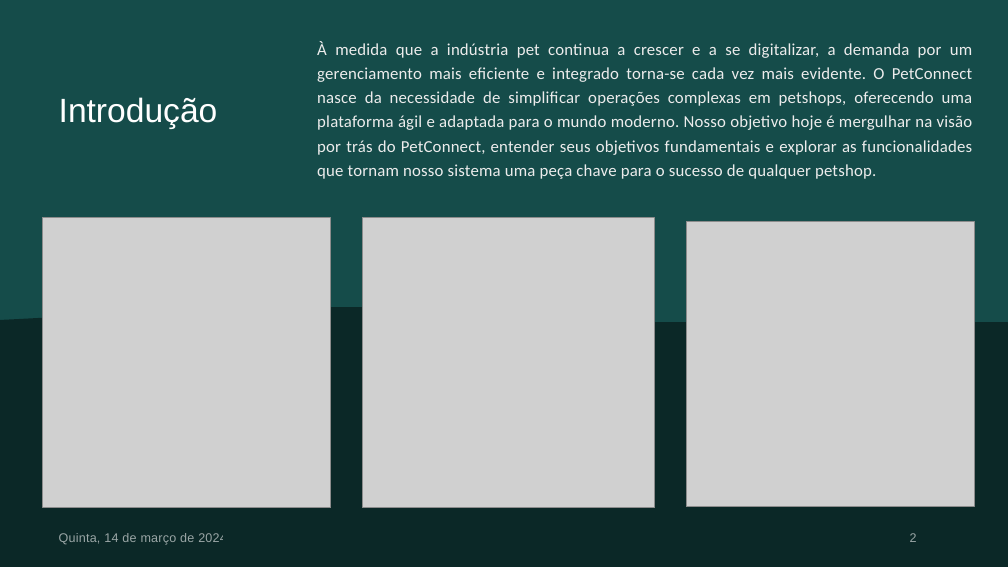
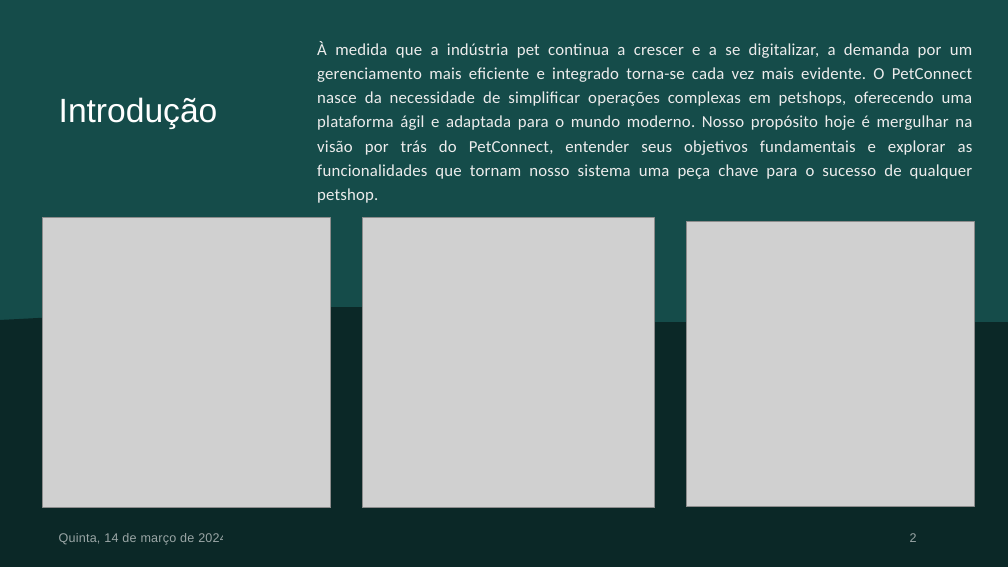
Before and after one commit to projeto-final-petshop/documents, a slide deck: slide 2 of entregas-aula/PetConnect_Apresentacao_1.pptx. Drawn at 1008x567 pixels with LibreOffice and Linux fonts; fonts in the diff are those of the drawing; grey boxes stand for pictures. Boxes give left, top, right and bottom in pixels: in the first picture for what was removed or moved away, otherwise in the second. Text is boxed around its words. In the diff, an @@ line names an element or a change of style, - is before the commit and + after.

```diff
--- a/entregas-aula/PetConnect_Apresentacao_1.pptx
+++ b/entregas-aula/PetConnect_Apresentacao_1.pptx
@@ text at (317, 41, 973, 203): text changed @@
-À medida que a indústria pet continua a crescer e a se digitalizar, a demanda por um gerenciamento mais eficiente e integrado torna-se cada vez mais evidente. O PetConnect nasce da necessidade de simplificar operações complexas em petshops, oferecendo uma plataforma ágil e adaptada para o mundo moderno. Nosso objetivo hoje é mergulhar na visão por trás do PetConnect, entender seus objetivos fundamentais e explorar as funcionalidades que tornam nosso sistema uma peça chave para o sucesso de qualquer petshop.
+À medida que a indústria pet continua a crescer e a se digitalizar, a demanda por um gerenciamento mais eficiente e integrado torna-se cada vez mais evidente. O PetConnect nasce da necessidade de simplificar operações complexas em petshops, oferecendo uma plataforma ágil e adaptada para o mundo moderno. Nosso propósito hoje é mergulhar na visão por trás do PetConnect, entender seus objetivos fundamentais e explorar as funcionalidades que tornam nosso sistema uma peça chave para o sucesso de qualquer petshop.
```
Also in this commit, not shown: 1 other slide changed, 2 other files.
